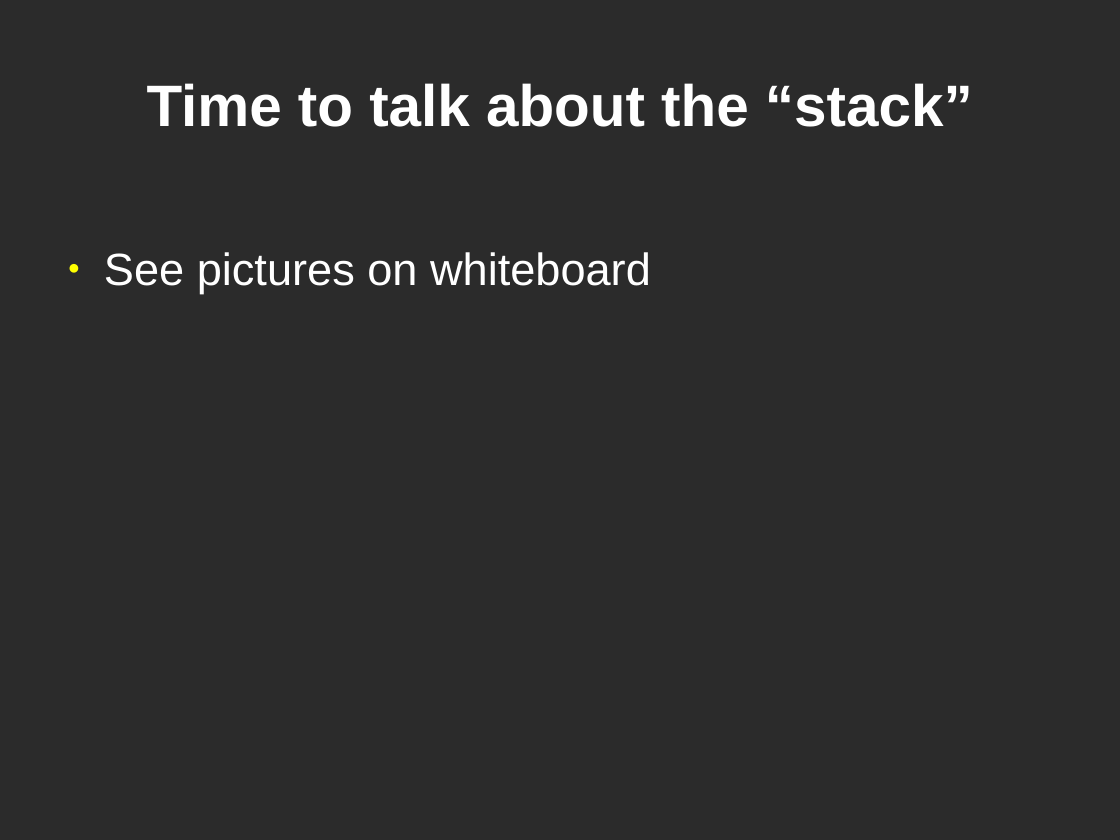
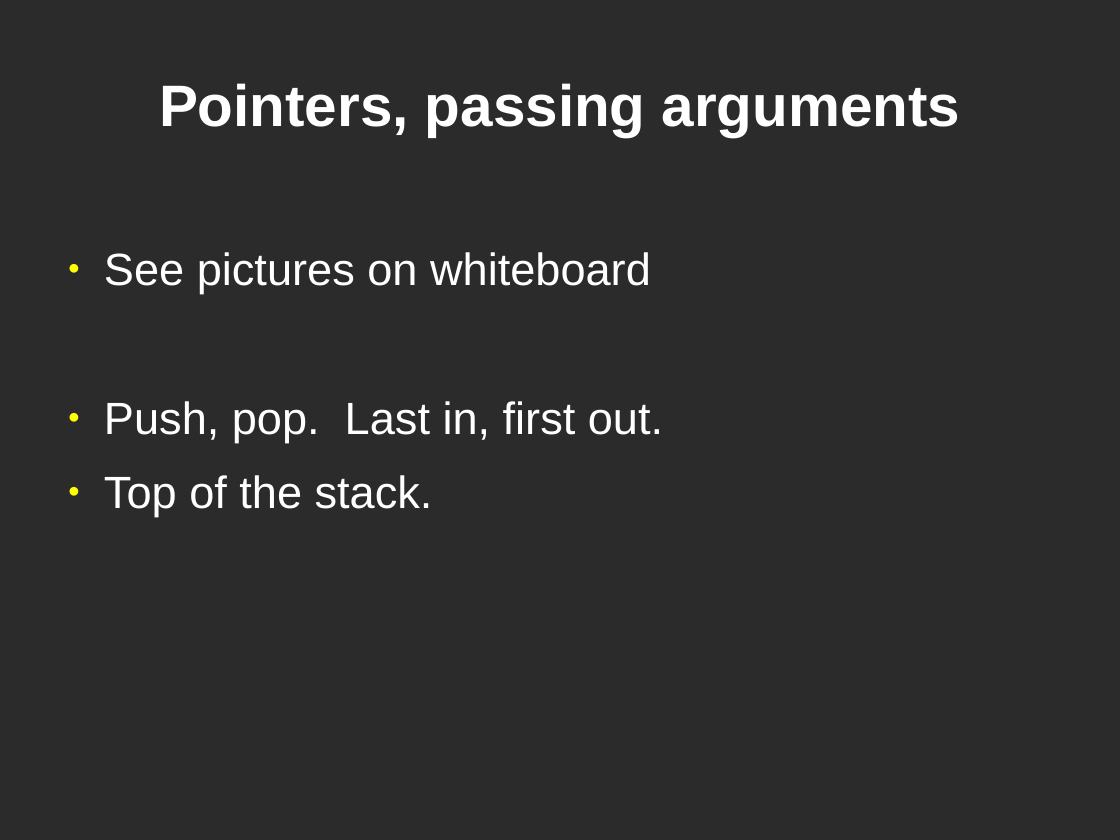
Before and after one commit to dklamet/class, a slide deck: slide 35 of docs/class.odp. Drawn at 1120x840 pixels with LibreOffice and Linux fonts; fonts in the diff are those of the drawing; background and template pictures are left out; a plain dark background stands for a picture behind light text. Boxes give left, top, right and bottom in pixels: in the first picture for what was removed or moved away, otherwise in the second. Text is boxed around its words. In the diff, an @@ line names an element or a change of style, - is before the commit and + after.

```diff
--- a/docs/class.odp
+++ b/docs/class.odp
@@ title at box(159, 83, 961, 137): text changed @@
-Time to talk about the “stack”
+Pointers, passing arguments
@@ text at box(104, 401, 663, 516): paragraphs added @@
+● Push, pop. Last in, first out.
+● Top of the stack.
```
Also in this commit, not shown: 1 other slide changed, 5 other files.
